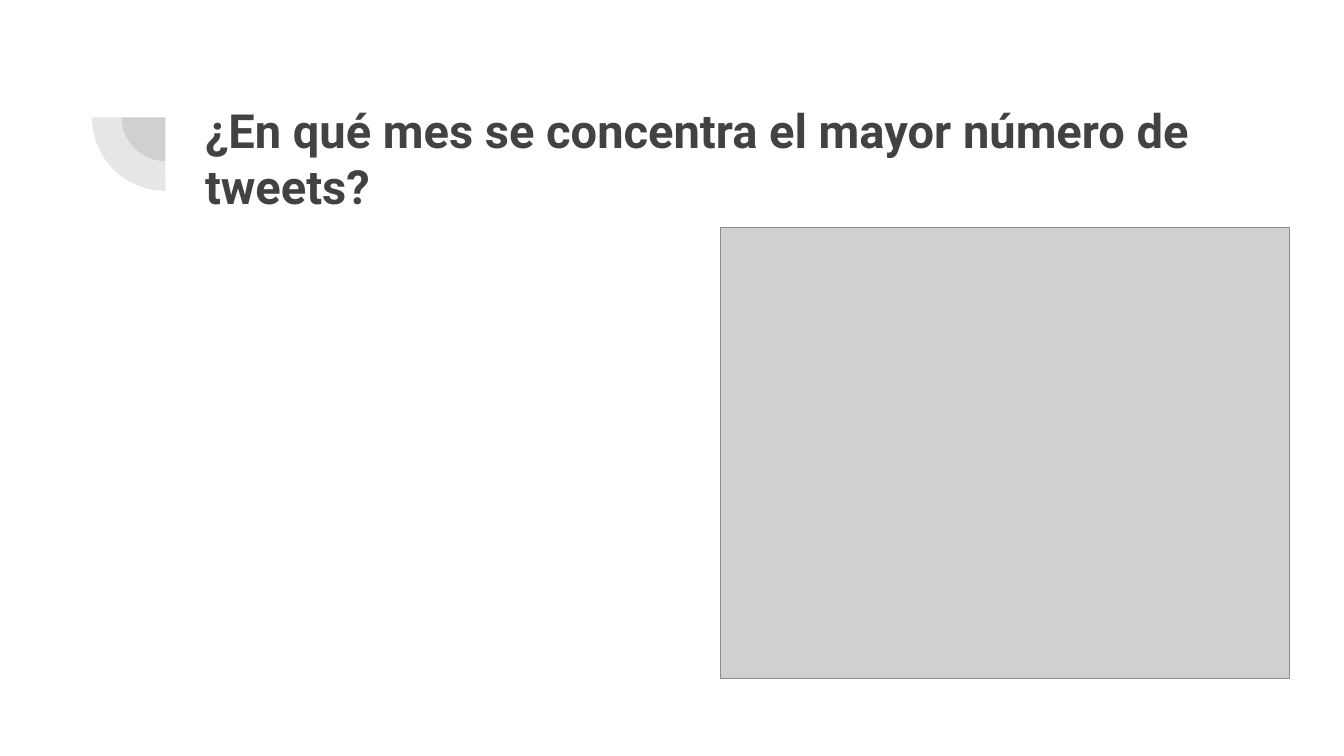
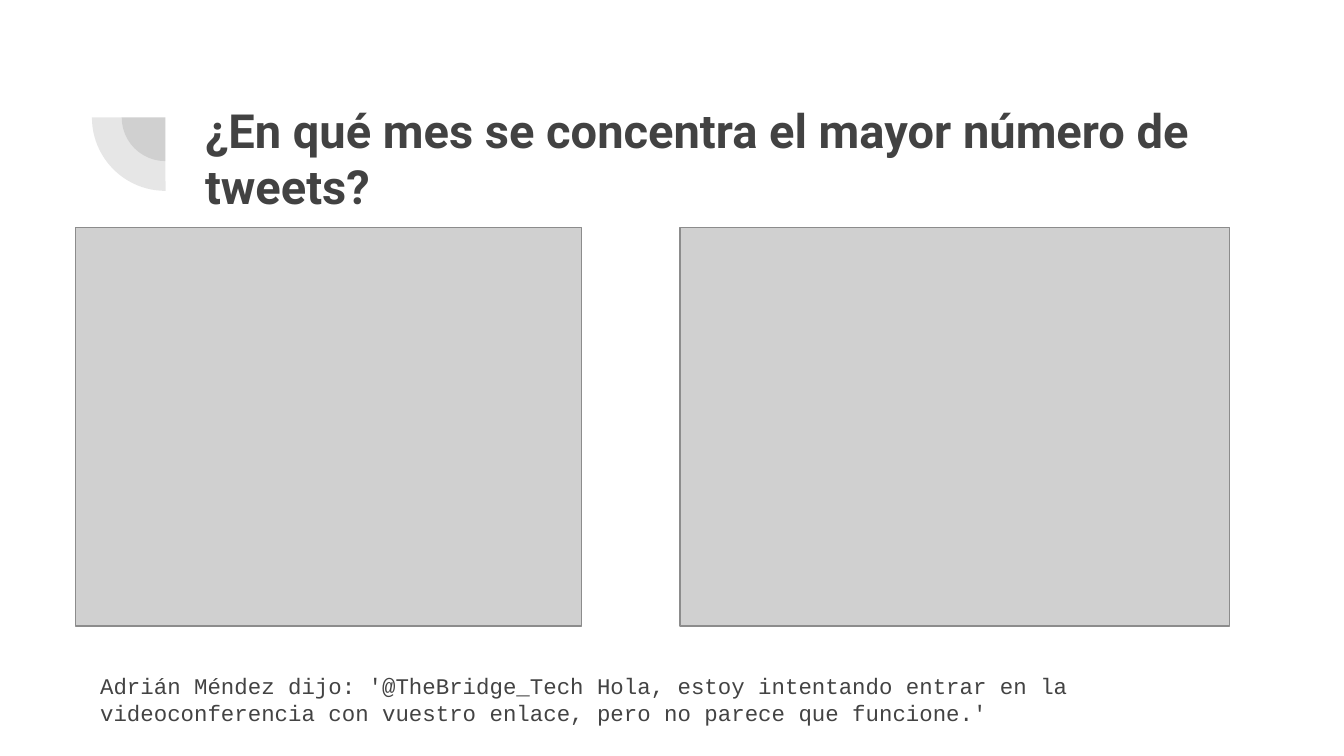
Before and after one commit to seenstevo/technical_test_interview, a slide deck: slide 8 of documents/¿Como se sientan sobre @TheBridge_Tech_.pptx. Drawn at 1344x756 pixels with LibreOffice and Linux fonts; fonts in the diff are those of the drawing; grey boxes stand for pictures. Boxes give left, top, right and bottom in pixels: in the first picture for what was removed or moved away, otherwise in the second. Text is boxed around its words. In the diff, an @@ line names an element or a change of style, - is before the commit and + after.

```diff
--- a/documents/¿Como se sientan sobre @TheBridge_Tech_.pptx
+++ b/documents/¿Como se sientan sobre @TheBridge_Tech_.pptx
@@ picture added at (75,227,582,626) @@
@@ picture: place and size @@
-picture at (720,227,1290,679)
+picture at (680,227,1230,626)
@@ text added at (100,678,1067,726), 12 pt, text #434343 @@
+Adrián Méndez dijo: '@TheBridge_Tech Hola, estoy intentando entrar en la videoconferencia con vuestro enlace, pero no parece que funcione.'
```
Also in this commit, not shown: 4 other slides changed, 2 other files.
